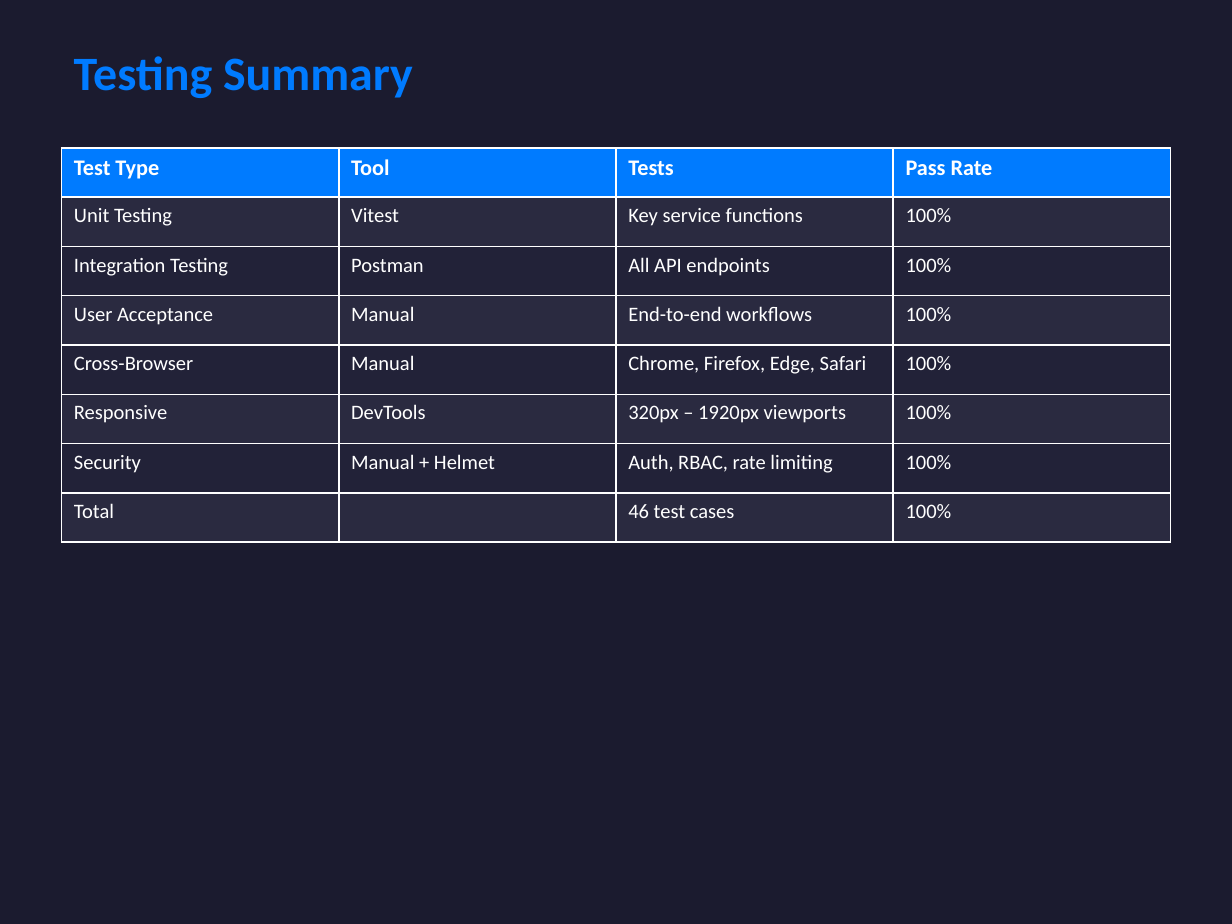
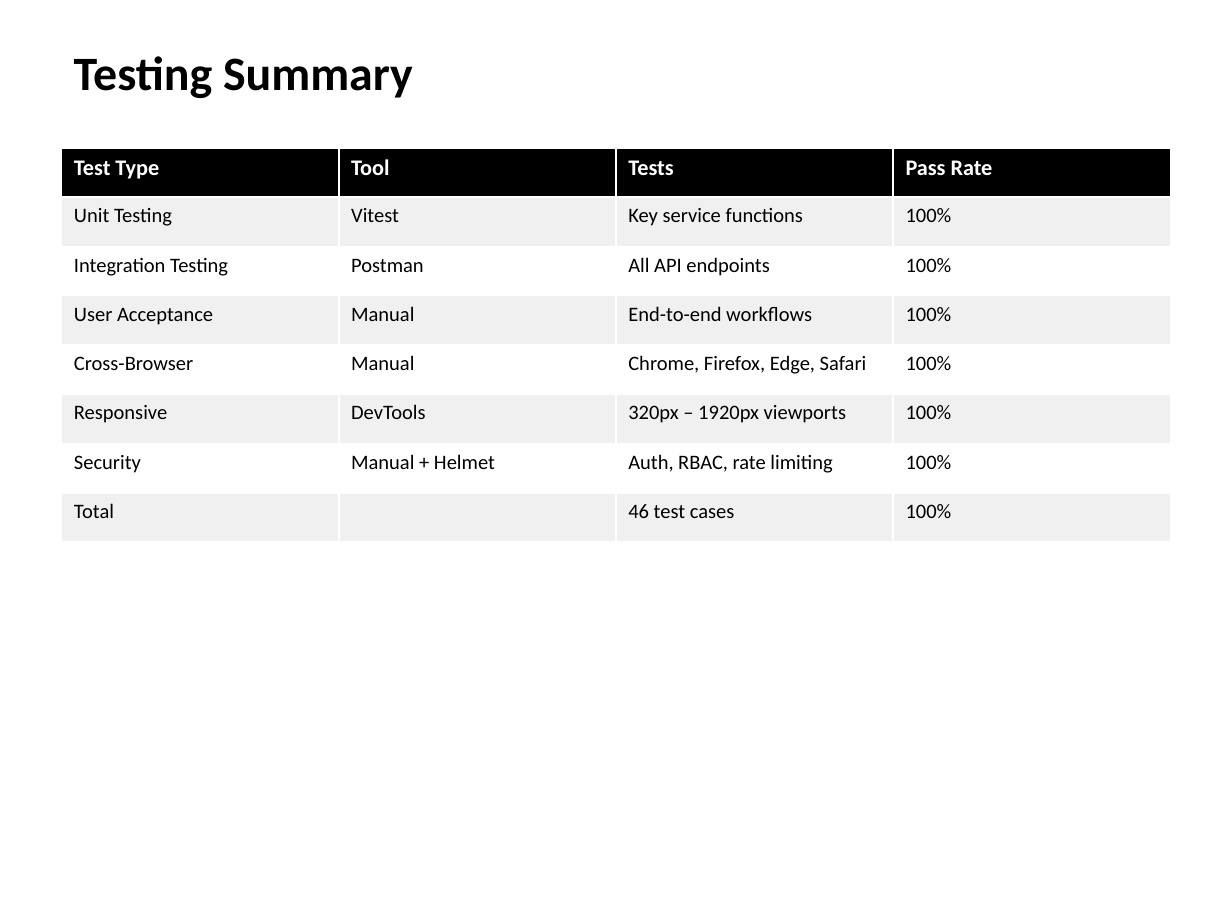
Before and after one commit to MuthamiM/KYAMATU-SMS, a slide deck: slide 10 of docs/8_Final_Presentation.pptx. Drawn at 1232x924 pixels with LibreOffice and Linux fonts; fonts in the diff are those of the drawing. Boxes give left, top, right and bottom in pixels: in the first picture for what was removed or moved away, otherwise in the second. Text is boxed around its words. In the diff, an @@ line names an element or a change of style, - is before the commit and + after.

```diff
--- a/docs/8_Final_Presentation.pptx
+++ b/docs/8_Final_Presentation.pptx
@@ background #1B1B2F to #FFFFFF @@
@@ text "Testing Summary" at (74, 56, 413, 98): text colour #007BFF to #000000 @@
@@ table at (62, 148, 1170, 542) @@
@@ fill #007BFF to #000000 in row 1 @@
@@ fill #2A2A40 to #F0F0F0 in 16 cells @@
@@ fill #222238 to #FFFFFF in 12 cells @@
@@ text colour #FFFFFF to #000000 @@
```
Also in this commit, not shown: 14 other slides changed, 3 other files.
